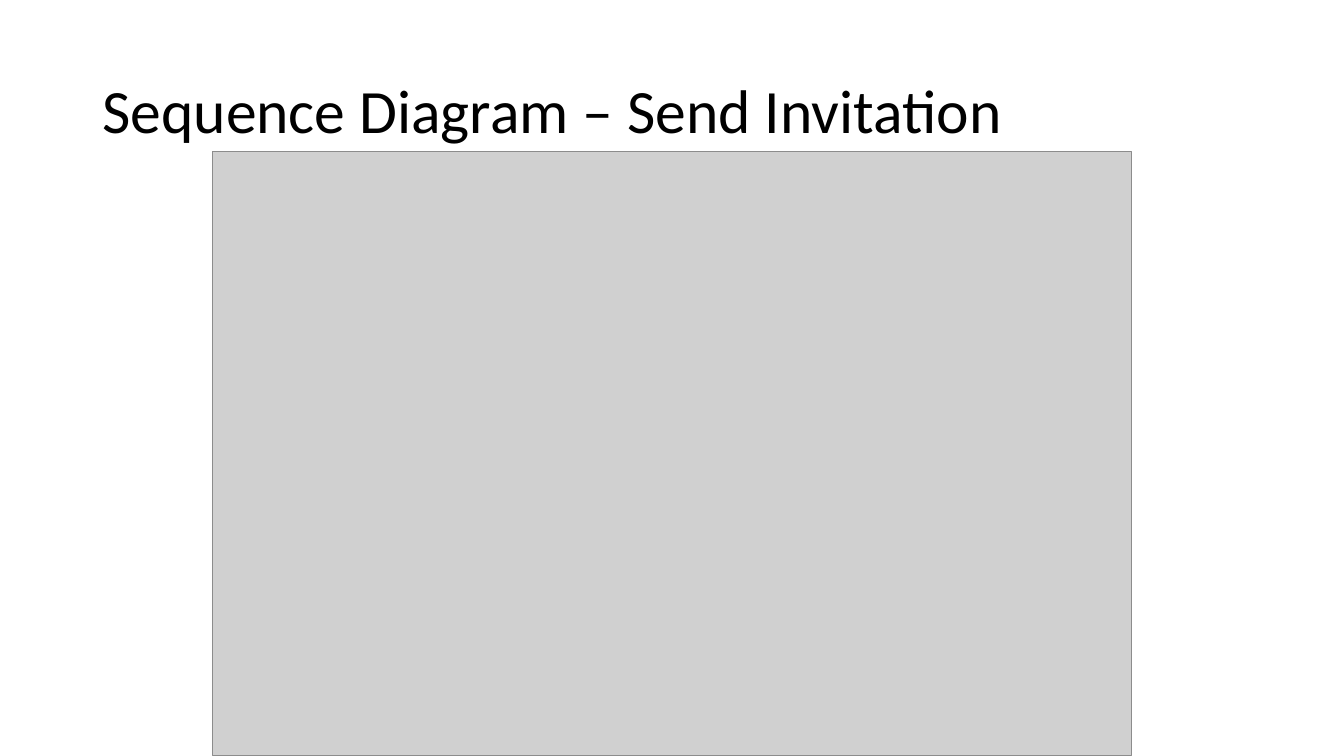
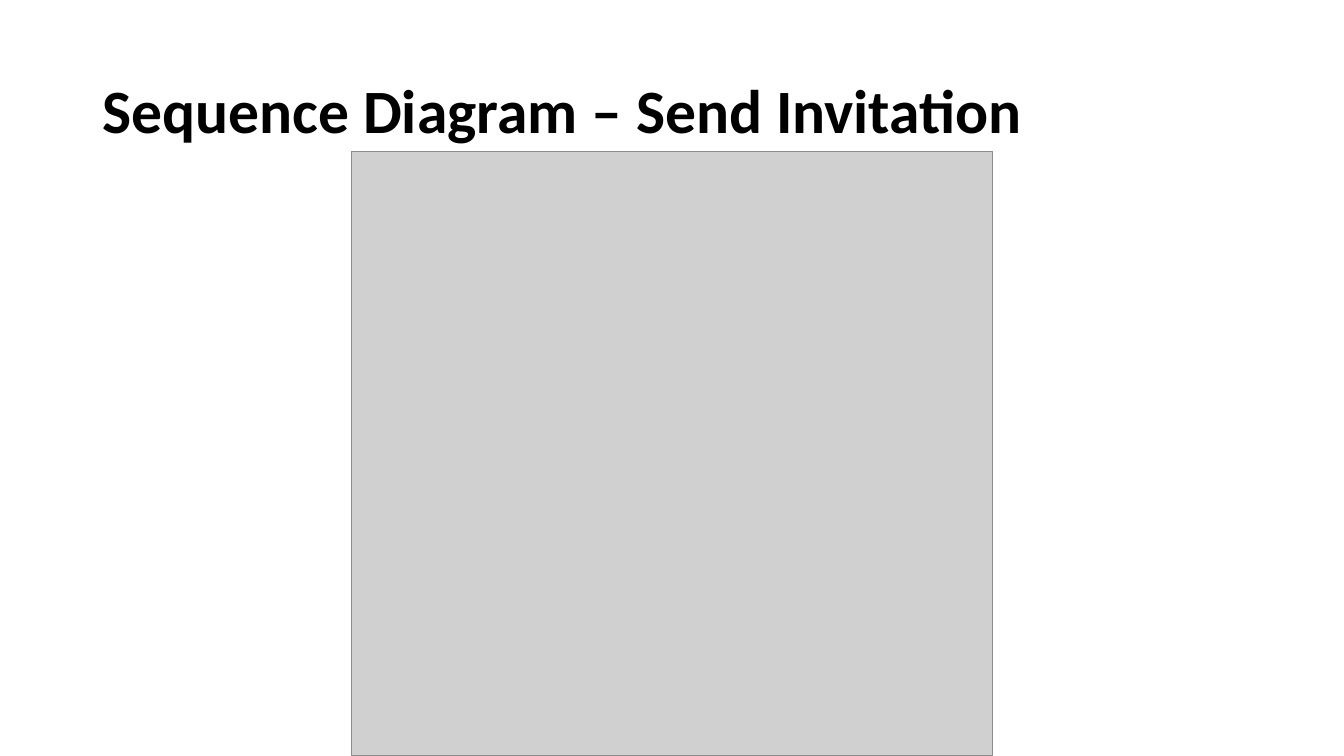
Before and after one commit to Chris-Schaffer/cs414-f18-001-stringCheese, a slide deck: slide 7 of Documents P3/CS 414 Rollerball Project 03.pptx. Drawn at 1344x756 pixels with LibreOffice and Linux fonts; fonts in the diff are those of the drawing; grey boxes stand for pictures. Boxes give left, top, right and bottom in pixels: in the first picture for what was removed or moved away, otherwise in the second. Text is boxed around its words. In the diff, an @@ line names an element or a change of style, - is before the commit and + after.

```diff
--- a/Documents P3/CS 414 Rollerball Project 03.pptx
+++ b/Documents P3/CS 414 Rollerball Project 03.pptx
@@ title "Sequence Diagram – Send Invitation" at <box>102,89,1022,144</box>: bold on @@
@@ picture: place and size @@
-picture at <box>213,152,1131,756</box>
+picture at <box>352,152,993,756</box>
```
Also in this commit, not shown: 7 other slides changed.
